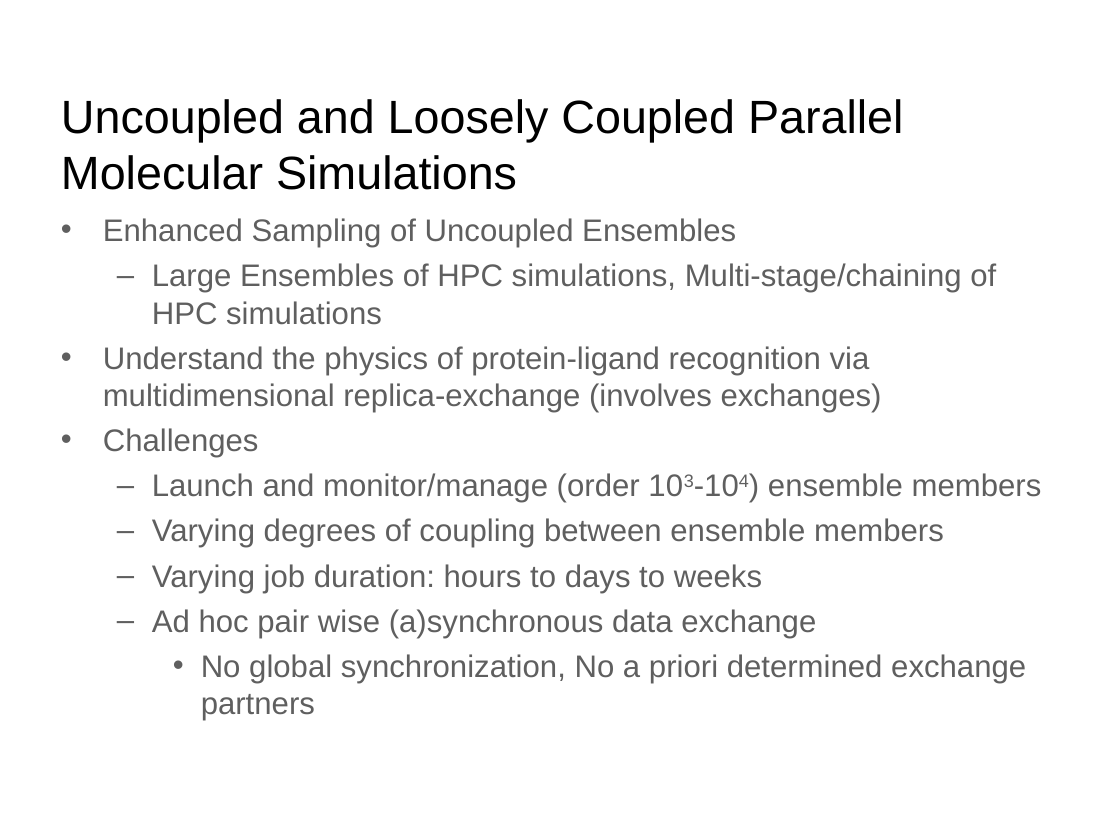
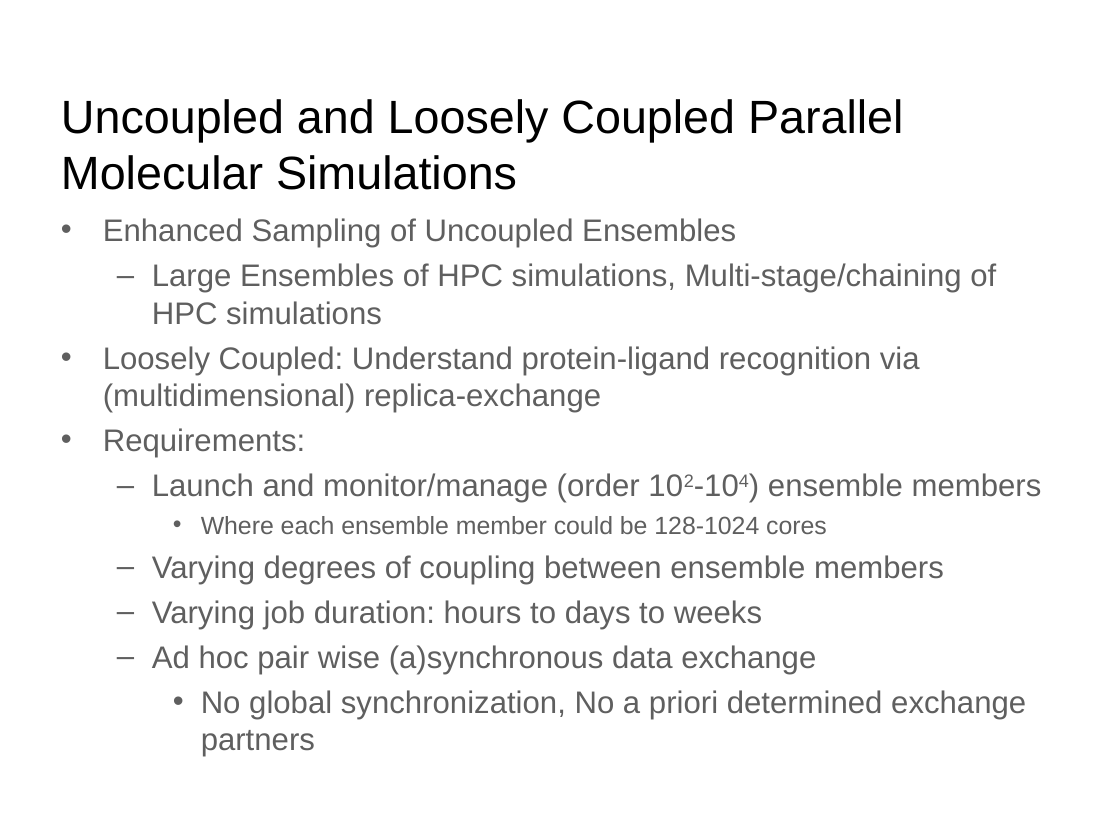
Before and after one commit to saga-project/presentations, a slide deck: slide 32 of bnl-pstar.ppt. Drawn at 1120x840 pixels with LibreOffice and Linux fonts; fonts in the diff are those of the drawing; background and template pictures are left out. Boxes give left, top, right and bottom in pixels: in the first picture for what was removed or moved away, otherwise in the second. Text is boxed around its words. In the diff, an @@ line names an element or a change of style, - is before the commit and + after.

```diff
--- a/bnl-pstar.ppt
+++ b/bnl-pstar.ppt
@@ text at [103,346,1042,534]: text changed @@
-• Understand the physics of protein-ligand recognition via multidimensional replica-exchange (involves exchanges)
-• Challenges
-  – Launch and monitor/manage (order 103-104) ensemble members
+• Loosely Coupled: Understand protein-ligand recognition via (multidimensional) replica-exchange
+• Requirements:
+  – Launch and monitor/manage (order 102-104) ensemble members
+    • Where each ensemble member could be 128-1024 cores
```
Also in this commit, not shown: 14 other slides changed.
